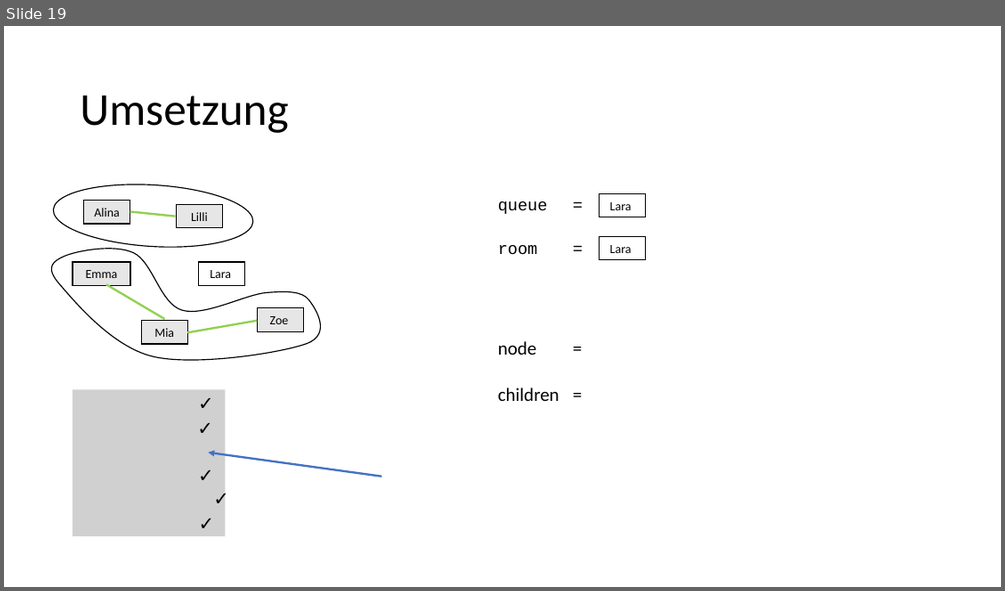
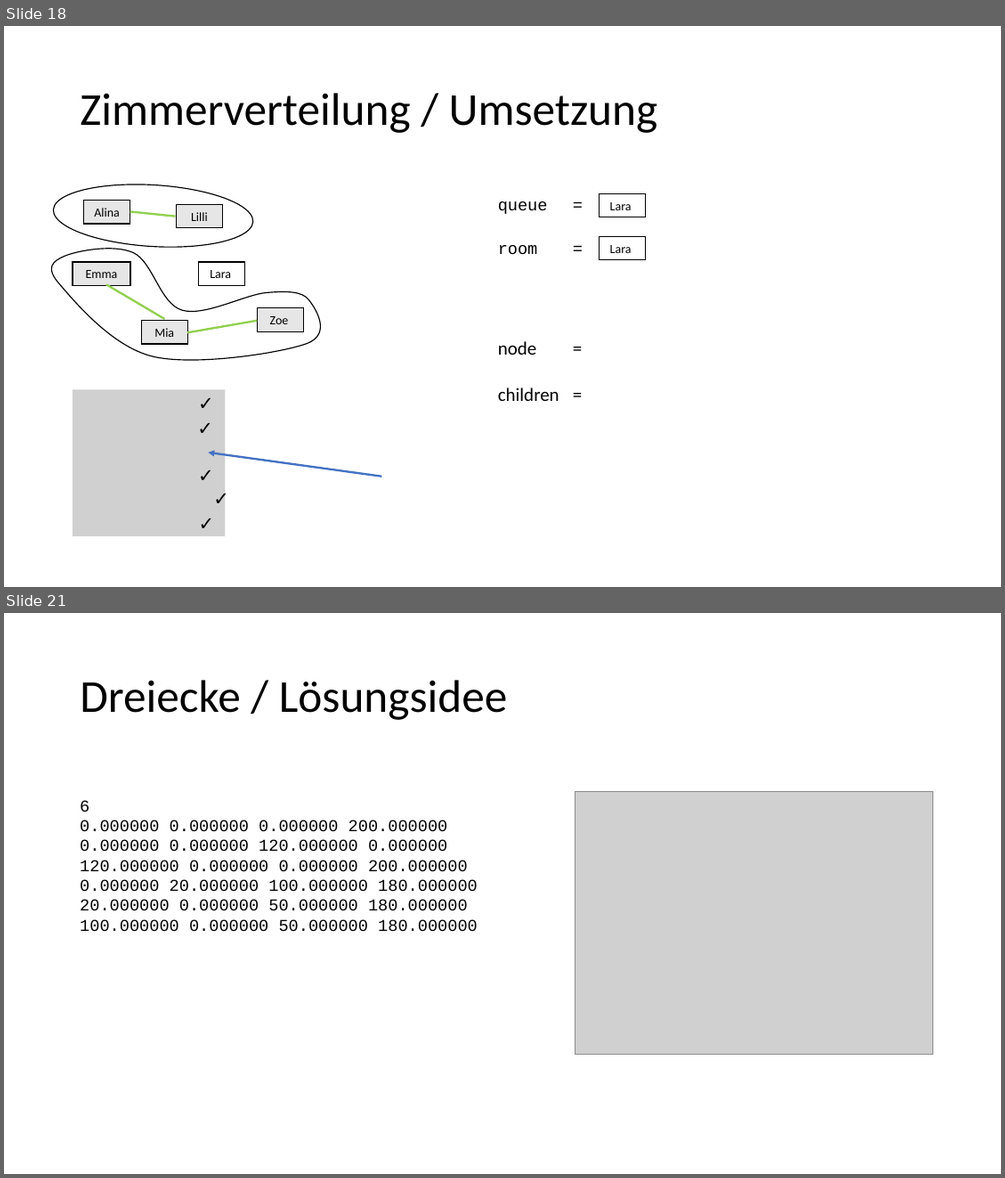
Before and after one commit to antonbaumann/wg, a slide deck: Abschlusspräsentation.pptx. Shown one above the other, each under a label of ours: slide 19 before the commit, slides 18 and 21 after it; the slides between them are not shown. The pictures are 1005x591 and 1005x1178 pixels, drawn with LibreOffice and Linux fonts; fonts in the diff are those of the drawing; grey boxes stand for pictures. Boxes give left, top, right and bottom in pixels: in the first picture for what was removed or moved away, otherwise in the second. Text is boxed around its words. In the diff, an @@ line names an element or a change of style, - is before the commit and + after.

```diff
--- a/Abschlusspräsentation.pptx
+++ b/Abschlusspräsentation.pptx
@@ slide 21 added at (4,613,1001,1174), background #FFFFFF @@
@@ title added at (80,680,508,720), 44 pt, text #000000 @@
+Dreiecke / Lösungsidee
@@ picture added at (574,791,932,1054) @@
@@ text added at (80,800,477,932), 16 pt, text #000000 @@
+6
+0.000000 0.000000 0.000000 200.000000
+0.000000 0.000000 120.000000 0.000000
+120.000000 0.000000 0.000000 200.000000
+0.000000 20.000000 100.000000 180.000000
+20.000000 0.000000 50.000000 180.000000
+100.000000 0.000000 50.000000 180.000000
@@ what was slide 19 is now slide 18 @@
@@ slide 18 changed as well @@
@@ title at (80,93,657,133): text changed @@
-Umsetzung
+Zimmerverteilung / Umsetzung
```
Also in this commit, not shown: 16 other slides changed, 11 other slides added, 1 slide removed, 2 other files.
